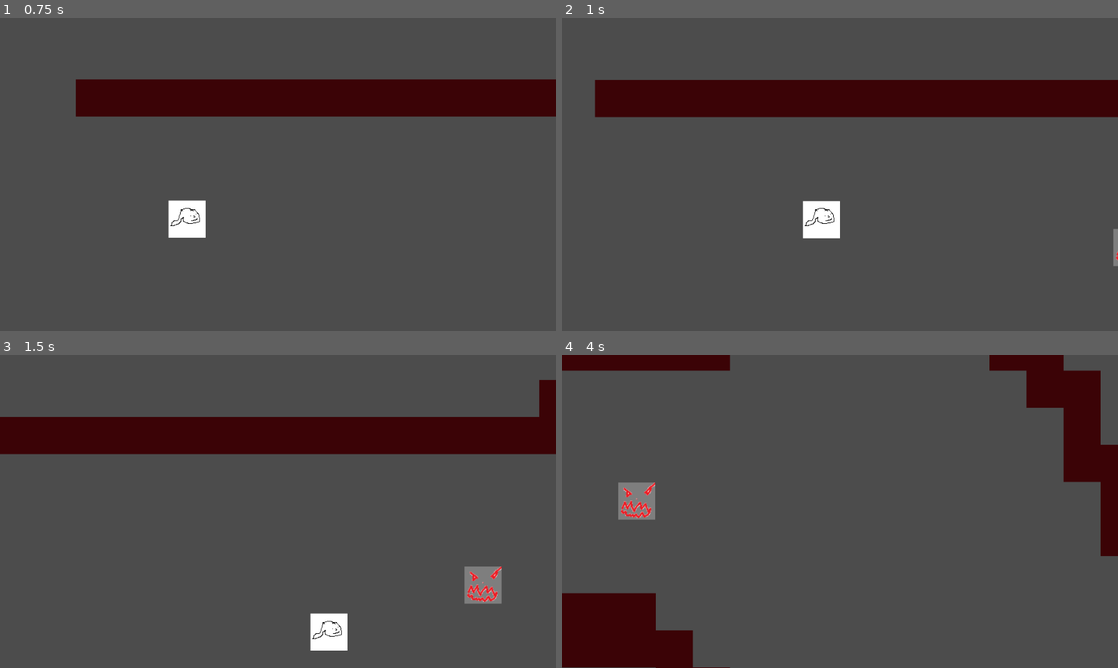
Above: before the commit, frames 1-4 (two rows, left to right).
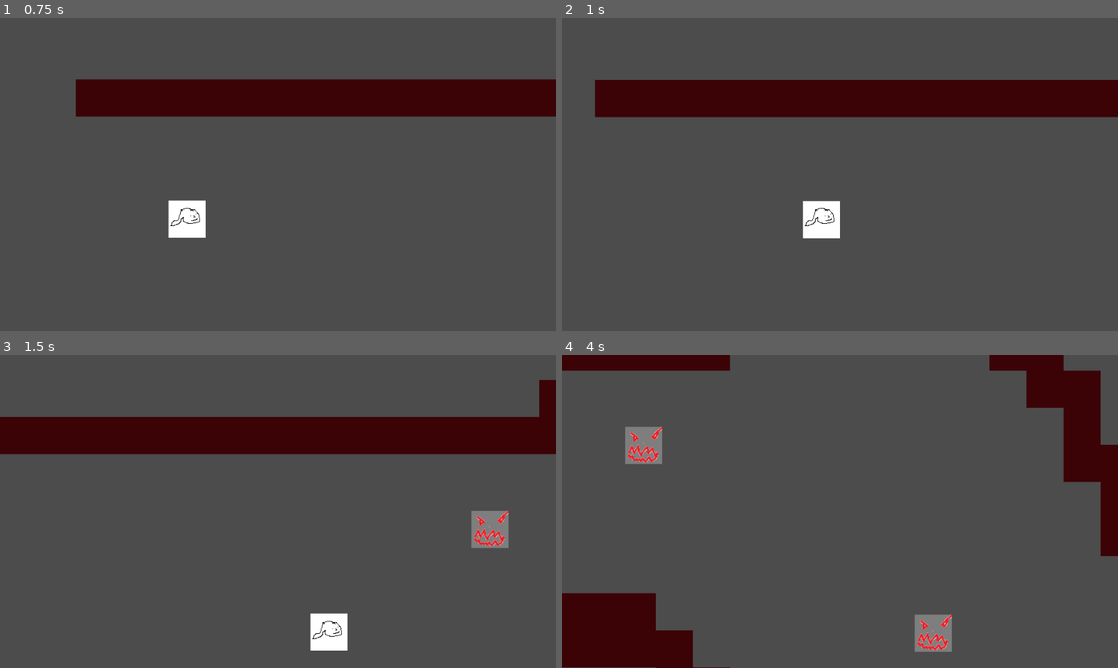
Above: after the commit, the same moments.

Repository: Daxidz/orbital-game-jame-08
Game: Godot game, scene res://Main.tscn
Same seed, same stepped clock (60 frames per second), same inputs: the game is played once before the commit and once after it.
Inputs:
- Up to frame 1 (0.75 s): hold Right (ui_right) from 0.53 s (still down)
- Up to frame 2 (1 s): keep holding Right (ui_right)
- Up to frame 3 (1.5 s): release Right (ui_right) at 1.28 s; hold Down (ui_down) from 1.28 s (still down)
- Up to frame 4 (4 s): release Down (ui_down) at 2.03 s; hold Right (ui_right) 2.03-2.78 s; hold Up (ui_up) 2.78-3.53 s; hold Left (ui_left) from 3.53 s (still down)

Frame 1 is identical in both runs. In frame 2, 0.1% of the frame differs, in the area x 99-100%, y 67-80%; in frame 3, 1.6%; in frame 4, 2.4%, in the area x 10-71%, y 22-95%.

Commit message:
adding effect from enemy + dying

Diff:
--- a/Main.tscn
+++ b/Main.tscn
@@ -22,12 +22,21 @@
 script = ExtResource( 3 )
 
 [node name="PathFollow2D" type="PathFollow2D" parent="Path2D"]
-position = Vector2( 124.512, 164.68 )
-rotation = -0.00474636
+position = Vector2( 124.512, 164.679 )
+rotation = -0.00474259
 offset = 100.0
 
 [node name="Camera2D" type="Camera2D" parent="Path2D/PathFollow2D"]
 current = true
 
 [node name="IST" parent="." instance=ExtResource( 4 )]
-position = Vector2( 926.894, 289.348 )
+position = Vector2( 938.894, 193.348 )
+
+[node name="IST2" parent="." instance=ExtResource( 4 )]
+position = Vector2( 1780.89, 945.348 )
+
+[node name="IST3" parent="." instance=ExtResource( 4 )]
+position = Vector2( 1438.89, 517.348 )
+
+[node name="IST4" parent="." instance=ExtResource( 4 )]
+position = Vector2( 2286.89, 1333.35 )
--- a/enemies/Enemy.gd
+++ b/enemies/Enemy.gd
@@ -1,8 +1,12 @@
-extends KinematicBody2D
+#File: Enemy.gd
+extends Area2D
 
+const DAMAGE = 2
+# Called when the node enters the scene tree for the first time.
 func _ready():
-	pass # Replace with function body.
+	pass
 
-
-#func _process(delta):
-#	pass
+func _on_Enemy_body_entered(body):
+	if body.get_name() == "Player":
+		body.take_damage(DAMAGE)
+	pass
--- a/enemies/Enemy.tscn
+++ b/enemies/Enemy.tscn
@@ -1,12 +1,16 @@
-[gd_scene load_steps=2 format=2]
+[gd_scene load_steps=3 format=2]
 
 [ext_resource path="res://enemies/Enemy.gd" type="Script" id=1]
 
-[node name="Enemy" type="KinematicBody2D"]
+[sub_resource type="RectangleShape2D" id=1]
+
+[node name="Enemy" type="Area2D"]
 script = ExtResource( 1 )
 
 [node name="CollisionShape2D" type="CollisionShape2D" parent="."]
+shape = SubResource( 1 )
 
 [node name="AnimationPlayer" type="AnimationPlayer" parent="."]
 
 [node name="Sprite" type="Sprite" parent="."]
+[connection signal="body_entered" from="." to="." method="_on_Enemy_body_entered"]
--- a/enemies/IST.tscn
+++ b/enemies/IST.tscn
@@ -9,8 +9,8 @@
 
 [node name="IST" instance=ExtResource( 1 )]
 
-[node name="Sprite" parent="." index="0"]
+[node name="CollisionShape2D" parent="." index="0"]
+shape = SubResource( 1 )
+
+[node name="Sprite" parent="." index="2"]
 texture = ExtResource( 2 )
-
-[node name="CollisionShape2D" parent="." index="1"]
-shape = SubResource( 1 )
--- a/player/Player.gd
+++ b/player/Player.gd
@@ -18,9 +18,11 @@
 const BASE_SPEED = 800
 const DASH_SPEED = 1000
 
+const BASE_HP = 4
+var hp = BASE_HP
+var dead
 
 onready var anim_player = get_node("AnimationPlayer")
-
 
 var attacking = false
 var end_attack = false
@@ -37,9 +39,13 @@
 # Called when the node enters the scene tree for the first time.
 func _ready():
 	#$AnimationPlayer.play("idle")
+	dead = false
 	pass
 
 func _physics_process(delta):
+
+	if dead:
+		return
 
 	max_speed = BASE_SPEED
 	acceleration = BASE_ACCEL
@@ -64,3 +70,40 @@
 			velocity = velocity.linear_interpolate(Vector2.ZERO, friction)
 
 	velocity = move_and_slide(velocity)
+
+var taking_dmg = false
+
+func take_damage(amount):
+
+	if not taking_dmg:
+		if hp-amount <= 0:
+			die()
+		taking_dmg = true
+		set_hp(hp-amount)
+		make_invincible()
+
+
+func set_hp(new_hp):
+	if (new_hp > BASE_HP or new_hp < 0):
+		return
+	print("HP CHANGING TO ", new_hp)
+	hp = new_hp
+	emit_signal("player_hp_change", hp)
+
+func make_invincible():
+	$CollisionPolygon2D.set_deferred("disabled", true);
+	flicker(2)
+	$CollisionPolygon2D.set_deferred("disabled", false);
+
+func flicker(time):
+	# Flicker 4 times
+	for i in time :
+		$Sprite.self_modulate.a = 0.1
+		yield(get_tree().create_timer(0.25), "timeout")
+		$Sprite.self_modulate.a = 1.0
+		yield(get_tree().create_timer(0.25), "timeout")
+		taking_dmg = false
+
+func die():
+	dead = true
+	queue_free()
